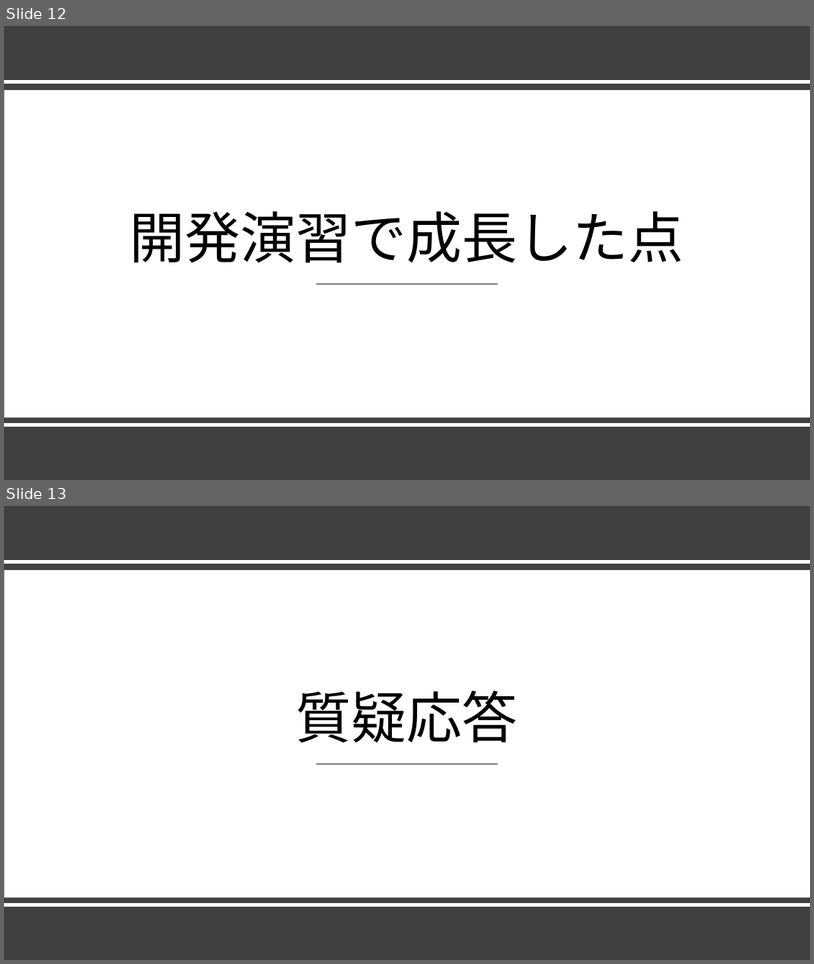
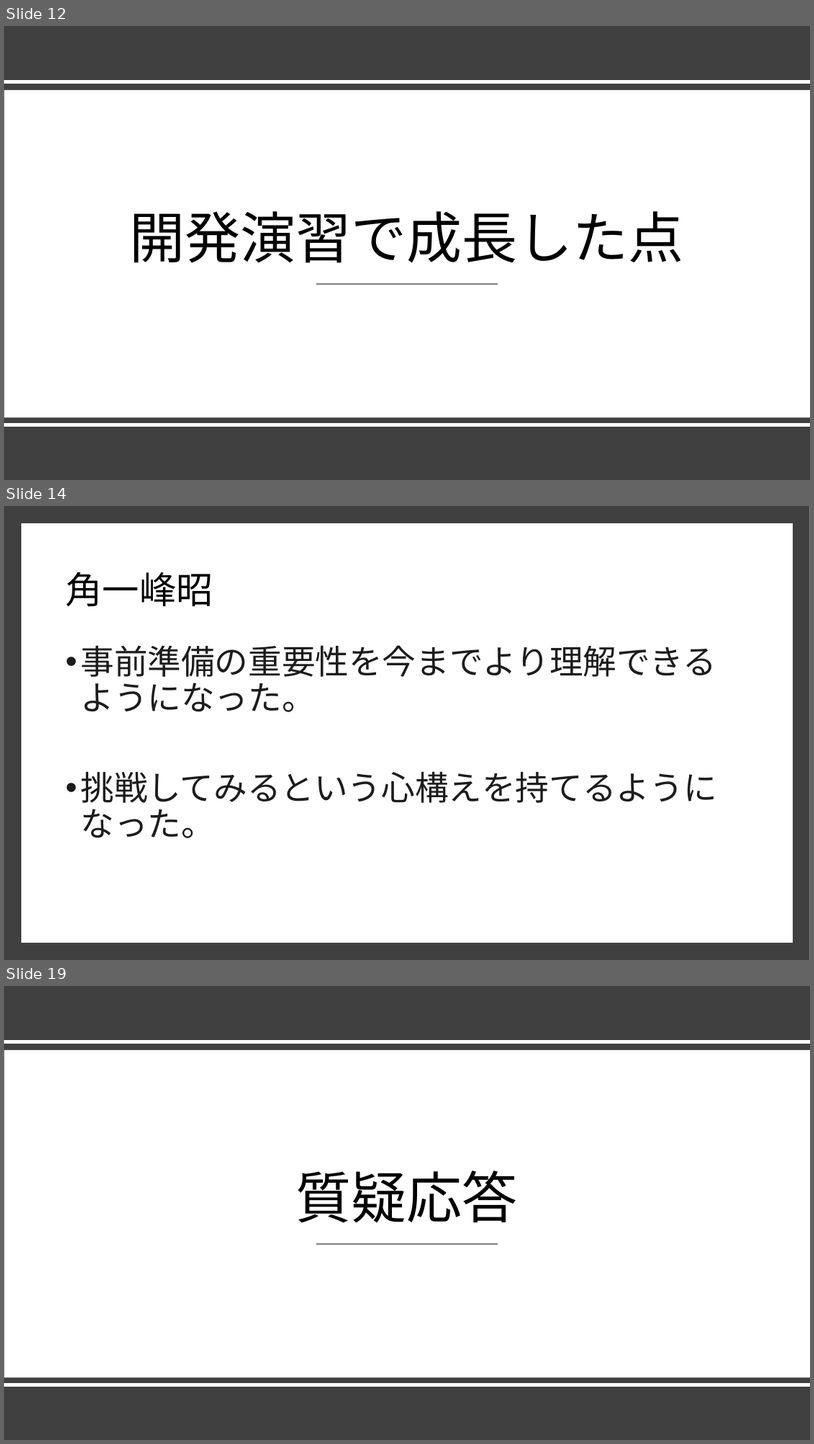
Before and after one commit to dojo2022/E-4, a slide deck: E4_配布資料/研修結果発表パワーポイント.pptx. Shown one above the other, each under a label of ours: slides 12 and 13 before the commit, slides 12, 14 and 19 after it; the slides between them are not shown. The pictures are 814x964 and 814x1444 pixels, drawn with LibreOffice and Linux fonts; fonts in the diff are those of the drawing. Boxes give left, top, right and bottom in pixels: in the first picture for what was removed or moved away, otherwise in the second. Text is boxed around its words. In the diff, an @@ line names an element or a change of style, - is before the commit and + after.

```diff
--- a/E4_配布資料/研修結果発表パワーポイント.pptx
+++ b/E4_配布資料/研修結果発表パワーポイント.pptx
@@ slide 14 added at (x1=4, y1=506, x2=810, y2=960), background #FFFFFF @@
@@ rectangle added at (x1=4, y1=506, x2=810, y2=960), fill #404040 @@
@@ rectangle added at (x1=25, y1=527, x2=790, y2=939), fill #FFFFFF, outline #FFFFFF 10 pt @@
@@ title added at (x1=65, y1=572, x2=213, y2=607), 44 pt, text #000000 @@
+角一峰昭
@@ text added at (x1=80, y1=645, x2=717, y2=838), 40 pt, text #1D1C1D @@
+• 事前準備の重要性を今までより理解できるようになった。
+• 挑戦してみるという心構えを持てるようになった。
@@ what was slide 13 is now slide 19 @@
```
Also in this commit, not shown: 2 slides changed, 5 other slides added.
